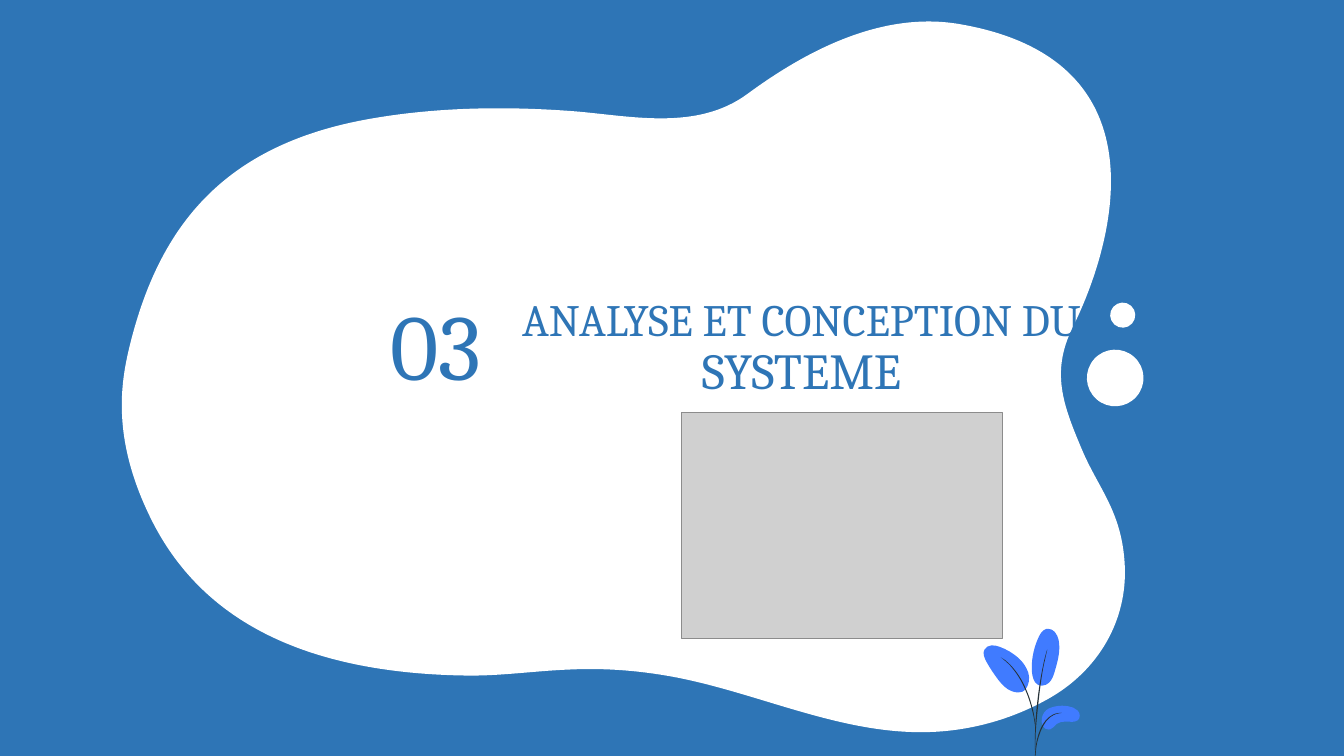
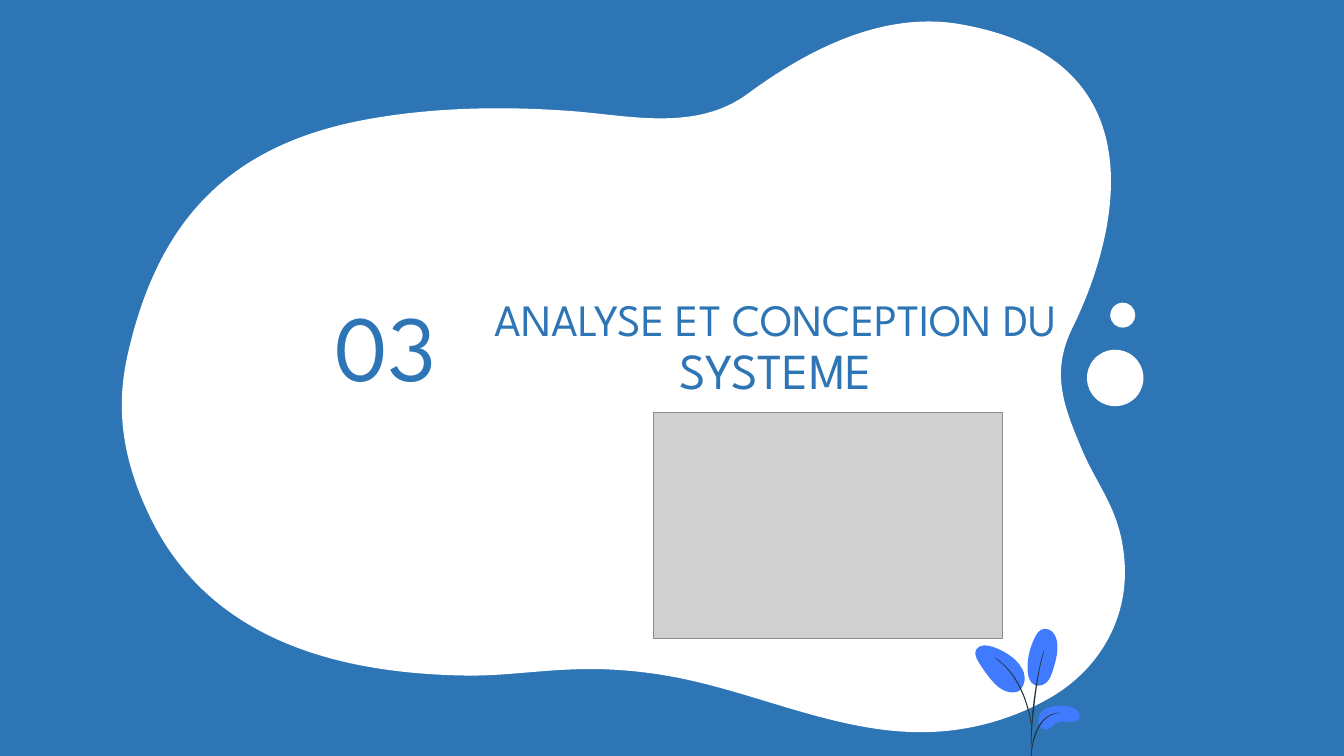
Before and after one commit to Claude127/stageX2, a slide deck: slide 10 of Presentation1.pptx. Drawn at 1344x756 pixels with LibreOffice and Linux fonts; fonts in the diff are those of the drawing; grey boxes stand for pictures. Boxes give left, top, right and bottom in pixels: in the first picture for what was removed or moved away, otherwise in the second. Text is boxed around its words. In the diff, an @@ line names an element or a change of style, - is before the commit and + after.

```diff
--- a/Presentation1.pptx
+++ b/Presentation1.pptx
@@ title "03" at <box>335,318,437,382</box>: font Cambria to League Spartan @@
@@ title "03": place and size @@
-title "03" at <box>391,317,482,381</box>
+title "03" at <box>335,318,437,382</box>
@@ title "ANALYSE ET CONCEPTION DU SYSTEME": place and size @@
-title "ANALYSE ET CONCEPTION DU SYSTEME" at <box>522,305,1081,390</box>
+title "ANALYSE ET CONCEPTION DU SYSTEME" at <box>495,306,1056,390</box>
@@ title "ANALYSE ET CONCEPTION DU SYSTEME" at <box>495,306,1056,390</box>: font Cambria to League Spartan @@
@@ picture: place and size @@
-picture at <box>682,412,1003,638</box>
+picture at <box>653,412,1002,638</box>
@@ freeform shape: place and size @@
-freeform shape at <box>983,645,1030,693</box>
+freeform shape at <box>974,645,1025,693</box>
@@ 4 freeform shapes: place and size @@
-4 freeform shapes at <box>1001,629,1063,756</box>
+4 freeform shapes at <box>994,629,1061,756</box>
@@ freeform shape: place and size @@
-freeform shape at <box>1042,706,1081,730</box>
+freeform shape at <box>1038,706,1081,730</box>
```
Also in this commit, not shown: 25 other slides changed.
